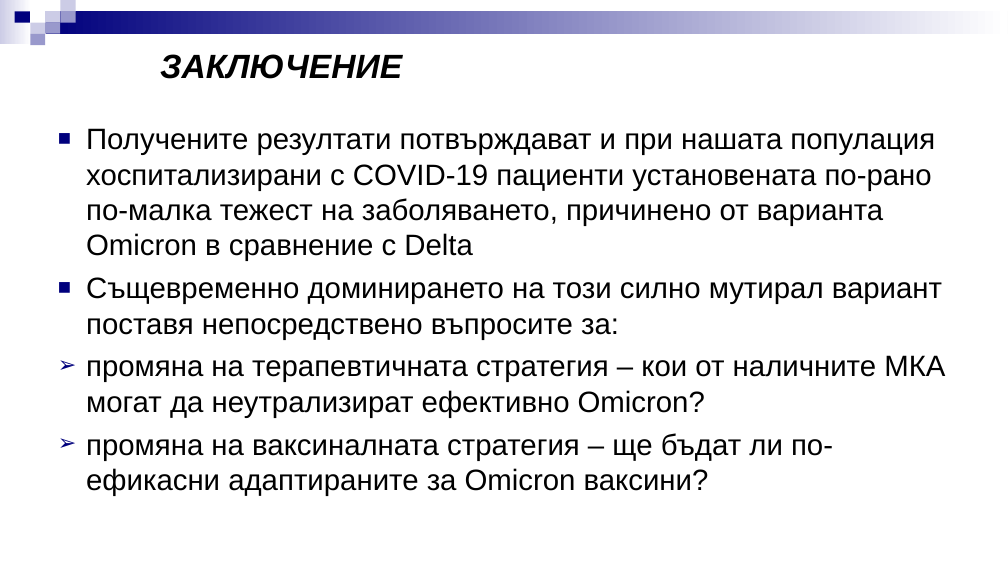
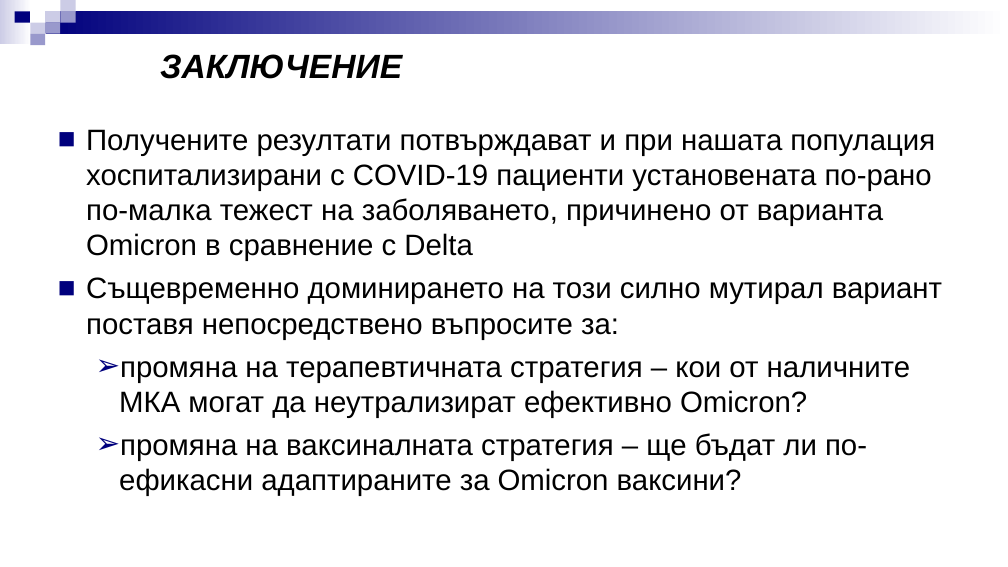
Before and after one commit to kostadinoff/2022-09-15_atanasova_bam, a slide deck: slide 21 of docs/ОМИКРОН-успокоение или предизвикателство-БАМ 2022.ppt (slide 20 before the commit). Drawn at 1008x567 pixels with LibreOffice and Linux fonts; fonts in the diff are those of the drawing. Boxes give left, top, right and bottom in pixels: in the first picture for what was removed or moved away, otherwise in the second. Text is boxed around its words. In the diff, an @@ line names an element or a change of style, - is before the commit and + after.

```diff
--- a/docs/ОМИКРОН-успокоение или предизвикателство-БАМ 2022.ppt
+++ b/docs/ОМИКРОН-успокоение или предизвикателство-БАМ 2022.ppt
@@ text "Получените резултати потвърждават и при ..." at (86, 129, 942, 496): list level 1 to 2 in "промяна на терапевтичната стратегия – ..."; list level 1 to 2 in "промяна на ваксиналната стратегия – ..." @@
```
Also in this commit, not shown: 18 other slides changed, 3 slides added, 2 slides removed, 5 other files.
